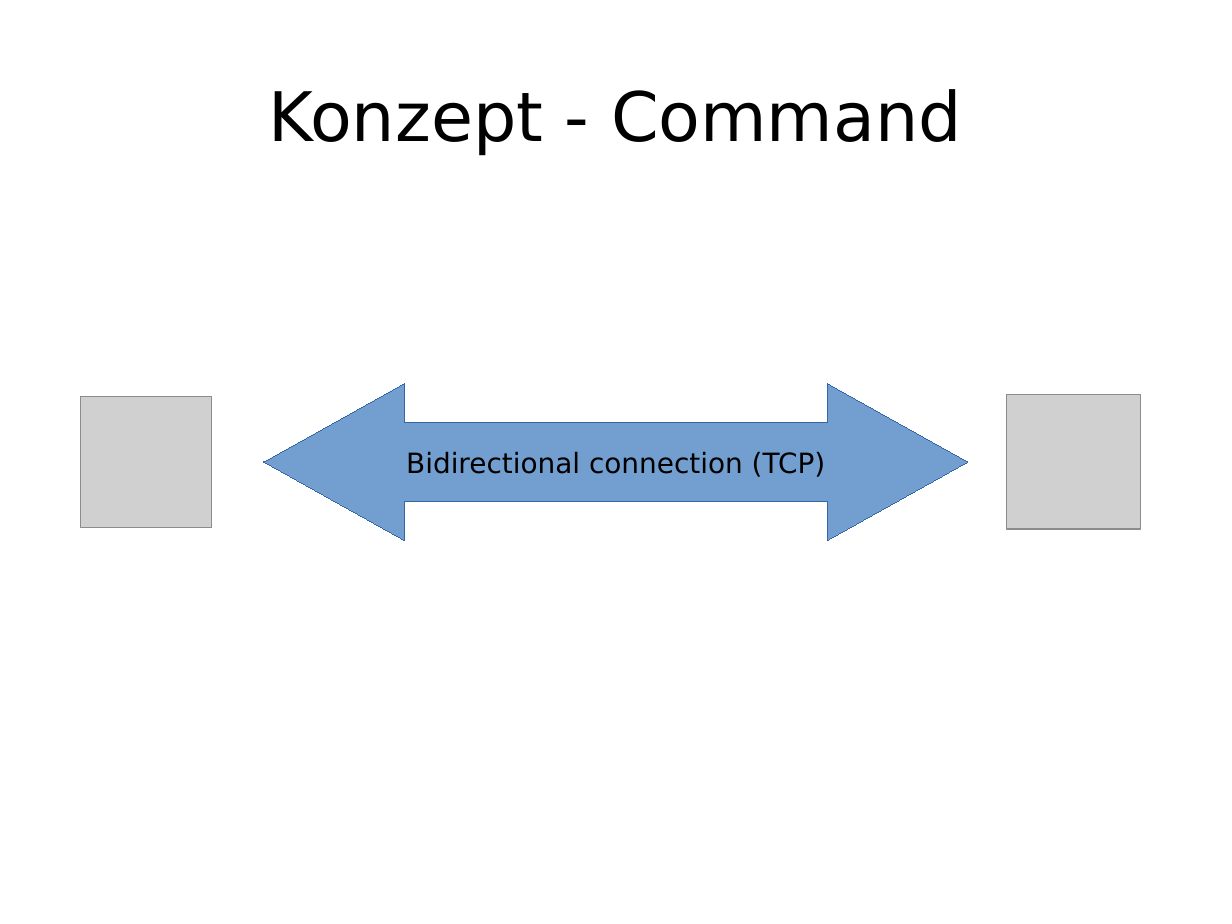
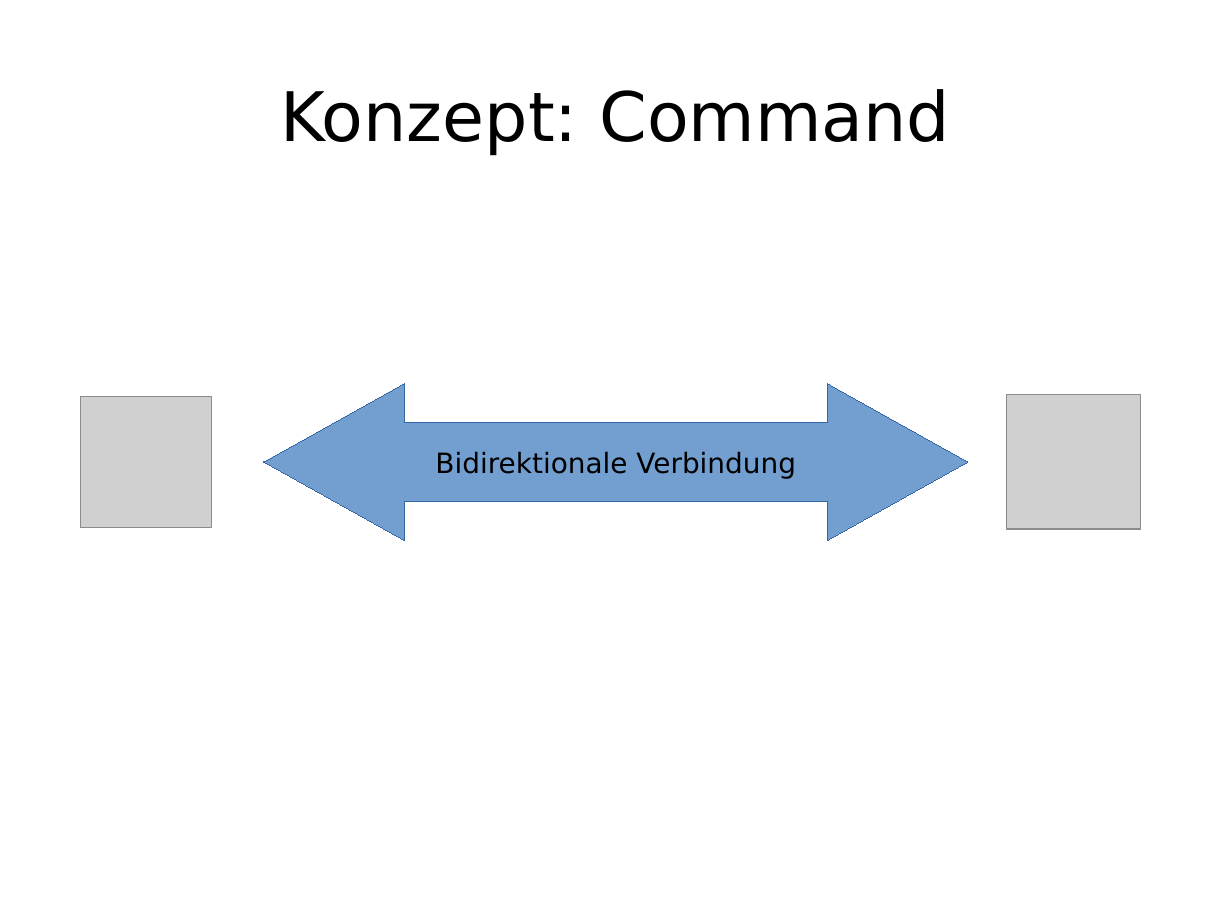
Before and after one commit to enra64/psychic-giggle, a slide deck: slide 12 of zwischenstand anfang dezember.odp. Drawn at 1232x924 pixels with LibreOffice and Linux fonts; fonts in the diff are those of the drawing; grey boxes stand for pictures. Boxes give left, top, right and bottom in pixels: in the first picture for what was removed or moved away, otherwise in the second. Text is boxed around its words. In the diff, an @@ line names an element or a change of style, - is before the commit and + after.

```diff
--- a/zwischenstand anfang dezember.odp
+++ b/zwischenstand anfang dezember.odp
@@ title at (281,89,950,155): text changed @@
-Konzept - Command
+Konzept: Command
@@ text in left right arrow at (435,451,796,478): text changed @@
-Bidirectional connection (TCP)
+Bidirektionale Verbindung
```
Also in this commit, not shown: 5 other slides changed, 1 slide added, 2 slides removed.
